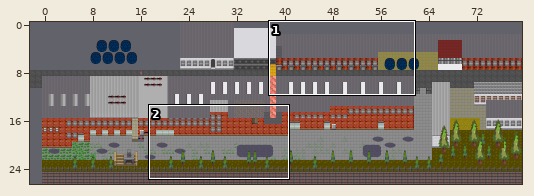
Two states of a Tiled map (JSON), zl-map/maps/main.json. Above, an overview of the earlier version with the close-up marked.
Close-up. Before:
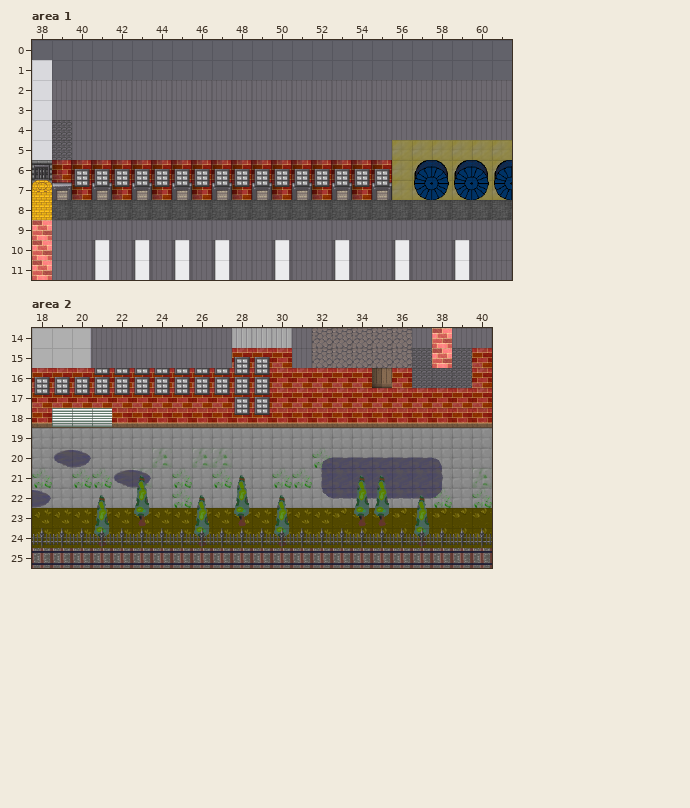
Cells are 32x32 px. Shown: area 1 x 38..61, y 0..11; area 2 x 18..40, y 14..25. The commit also changed other parts of the map, which this record leaves out. The old version is drawn lined up with the new one.
And afterwards:
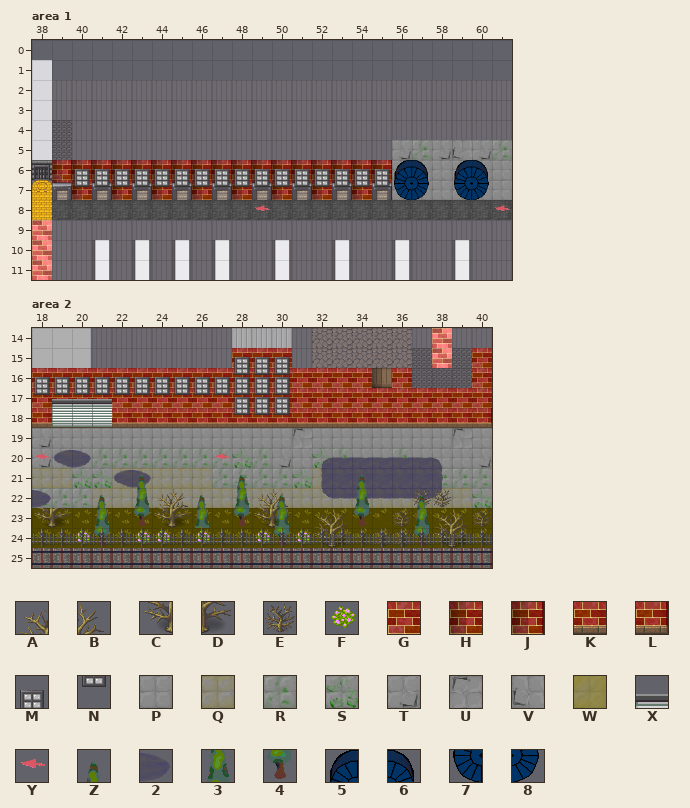
Key: from "fantasy": A 14, B 15, C 22, D 23, E 43, F 53, G 401, H 404, J 405, K 409, L 410, M 594, N 602; from "floortileset": P 0, Q 1, R 8, S 10, T 13, U 13 turned 180, V 13 turned 90, W 24; from "milkian_1": X 59; from "z-Labor3232": Y 18, Z 22, 2 28, 3 38, 4 54, 5 99, 6 100, 7 115, 8 116.
_ is an empty cell, . an unchanged one.
Tiles of an added or newly shown layer are drawn over the layers below it.
The exact change:
map size 100x100 -> 80x27 cells (old content now starts at -2,-71; both pictures use the new coordinates)
--- layer "ground", area 1
@@ x 56..61 @@
- 5 WWWWWW
- 6 WWWWWW
- 7 WWWWWW
+ 5 TRTVTR
+ 6 PPPPPP
+ 7 PPPPPP
--- layer "houseback" (added), area 1
@@ x 40..54 @@
- 7 _._._._._._._._
+ 7 H.H.H.H.H.H.H.H
--- layer "thingsground", area 1
@@ x 56..61 @@
- 6 .56565
- 7 _78..7
+ 6 ._____
+ 7 78_.._
--- layer "overfloor" (added), area 1
@@ x 56..60 @@
- 6 __.__
+ 6 56.56
@@ x 49..61 @@
- 8 _..........._
+ 8 Y...........Y
--- layer "house", area 1
@@ x 40..54 @@
- 7 J.J.J.J.J.J.J.J
+ 7 _._._._._._._._
--- layer "ground", area 2
@@ x 18..40 @@
-19 P............P.......P.
-20 P..PPP.P..PPP..P..P...P
-21 SP..PRPSPSPPS.P.....PP.
-22 PPPPPPPSPPPPPPPPPPPPSP.
+19 T............U.......U.
+20 T..RRR.R..SRT..R..R...T
+21 __..QQQQQRRRR.Q.....RR.
+22 ___QQQQQQQQQQQQQQQQQQQ.
--- layer "houseback" (added), area 2
@@ x 19..40 @@
-17 ___...................
-18 ..........._........._
+17 GGG...................
+18 ...........K.........L
@@ x 18..20 @@
-21 __.
-22 ___
+21 QQ.
+22 RRR
--- layer "frontofhouse" (added), area 2
@@ x 19..21 @@
-17 ___
+17 XXX
--- layer "thingsground", area 2
@@ x 18..27 @@
-20 _........_
+20 Y........Y
@@ x 18..18 @@
-22 _
+22 2
--- layer "thingsback", area 2
@@ x 18..40 @@
-21 .................Z.....
-22 2..Z.3..Z.3......3.__..
-23 ...3....3.....__.4_3___
-24 .._..__.4.._.___.__.__.
+21 ................._.....
+22 _.._._.._._......_.EE..
+23 ..._...._.....AB._E_ABE
+24 ..F..FF.F..F.FCD.EE.CD.
--- layer "overfloor" (added), area 2
@@ x 18..30 @@
-22 ......__...__
-23 __....__...__
+22 ......AB...AB
+23 CD....CD...CD
--- layer "house", area 2
@@ x 19..40 @@
-17 GGG...................
-18 ...........K.........K
+17 ___...................
+18 ..........._........._
--- layer "housefront", area 2
@@ x 19..30 @@
-15 ..........._
-16 ..MMMMNMM.._
-17 NNN........_
-18 ..........._
+15 ...........M
+16 .._______..M
+17 ___........M
+18 ...........N
--- layer "houseoverfront", area 2
@@ x 19..30 @@
-16 ..NNNN.NN.._
-17 ___........_
+16 ..MMMM.MM..N
+17 NNN........N
